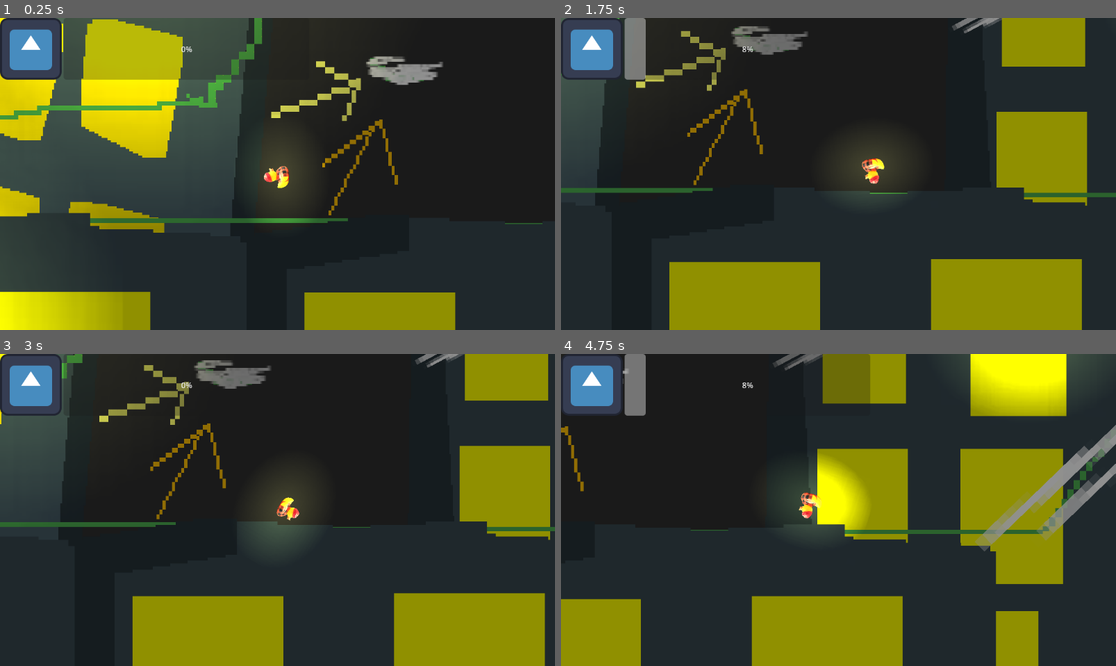
Above: before the commit, frames 1-4 (two rows, left to right).
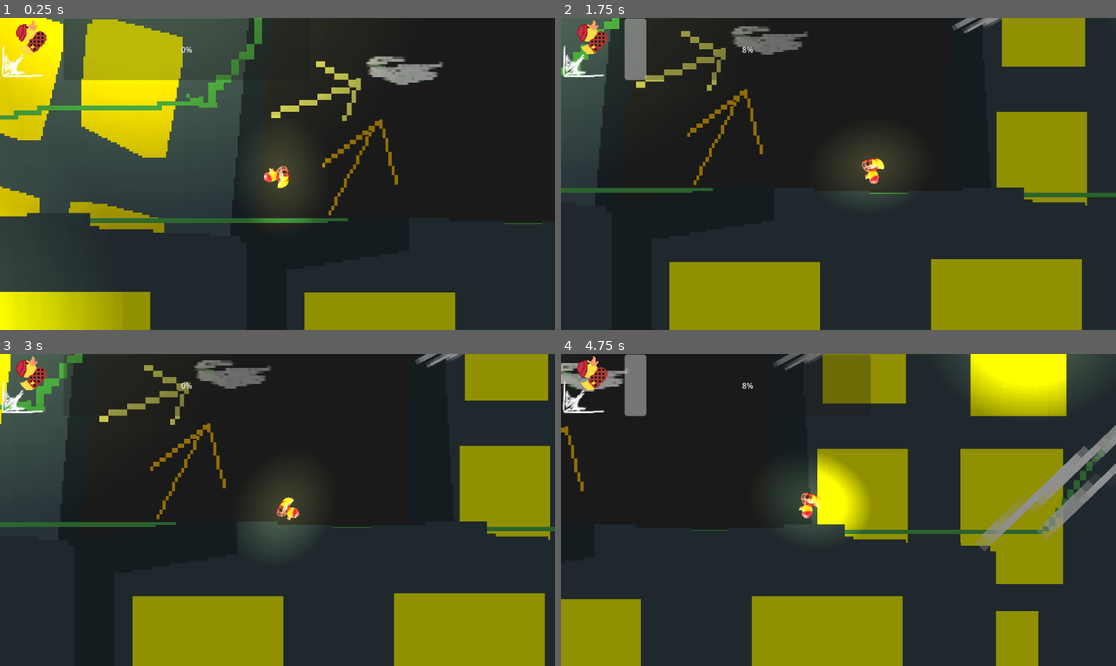
Above: after the commit, the same moments.

Repository: soligso-cpu/Bouncy-bithv
Game: Godot game, scene res://MainNew.tscn
Same seed, same stepped clock (60 frames per second), same inputs: the game is played once before the commit and once after it. The engine's default icon, where the game draws it, is replaced by a stand-in: a white triangle on a blue panel in a dark square.
Inputs (mouse positions are in pixels of both pictures, inside the frame that each line leads up to):
- Up to frame 1 (0.25 s): no input
- Up to frame 2 (1.75 s): move the mouse to (960, 158) at 0.52 s; hold Right (Strafe Right) from 0.53 s (still down); tap Space (Jump) at 0.77, 1.52 s; move the mouse to (727, 189) at 1.27 s
- Up to frame 3 (3 s): move the mouse to (333, 441) at 2.02 s; release Right (Strafe Right) at 2.03 s; hold Left (Strafe Left) 2.03-2.78 s; move the mouse to (249, 572) at 2.77 s; hold Right (Strafe Right) from 2.78 s (still down)
- Up to frame 4 (4.75 s): tap Space (Jump) at 3.02, 3.77, 4.52 s; move the mouse to (1005, 556) at 3.52 s; move the mouse to (672, 463) at 4.27 s; release Right (Strafe Right) at 4.28 s; hold Left (Strafe Left) from 4.28 s (still down)

The runs differ from the first frame. In frame 1, 2.2% of the frame differs, in the area x 0-48%, y 0-20%; in frame 2, 2.1%; in frame 3, 2.0%; in frame 4, 2.1%.

Commit message:
done ts

Diff:
--- a/bouncy-game/player_ui.tscn
+++ b/bouncy-game/player_ui.tscn
@@ -1,7 +1,7 @@
 [gd_scene format=3 uid="uid://d3f3xnxl4grdx"]
 
 [ext_resource type="Script" uid="uid://dnplr2tkoupuf" path="res://player_ui.gd" id="1_5m0x8"]
-[ext_resource type="Texture2D" uid="uid://ju22uoqma3k1" path="res://icon.svg" id="1_lwipk"]
+[ext_resource type="Texture2D" uid="uid://bi50701t2e6nk" path="res://Assets/duckjumpicon.png" id="2_5m0x8"]
 
 [sub_resource type="VideoStreamTheora" id="VideoStreamTheora_5m0x8"]
 file = "res://Assets/endgameVidoCONVERT.ogg"
@@ -25,12 +25,16 @@
 anchors_preset = -1
 anchor_right = 0.54800004
 anchor_bottom = 0.19600001
-offset_right = 8.511963
-offset_bottom = 0.20799255
+offset_left = 1.0
+offset_top = 1.0
+offset_right = 9.511963
+offset_bottom = 1.2079926
 
 [node name="TextureRect" type="TextureRect" parent="Control/HBoxContainer" unique_id=1106757044]
 layout_mode = 2
-texture = ExtResource("1_lwipk")
+size_flags_horizontal = 3
+size_flags_stretch_ratio = 0.25
+texture = ExtResource("2_5m0x8")
 
 [node name="ProgressBar" type="ProgressBar" parent="Control/HBoxContainer" unique_id=2008383830]
 layout_mode = 2
